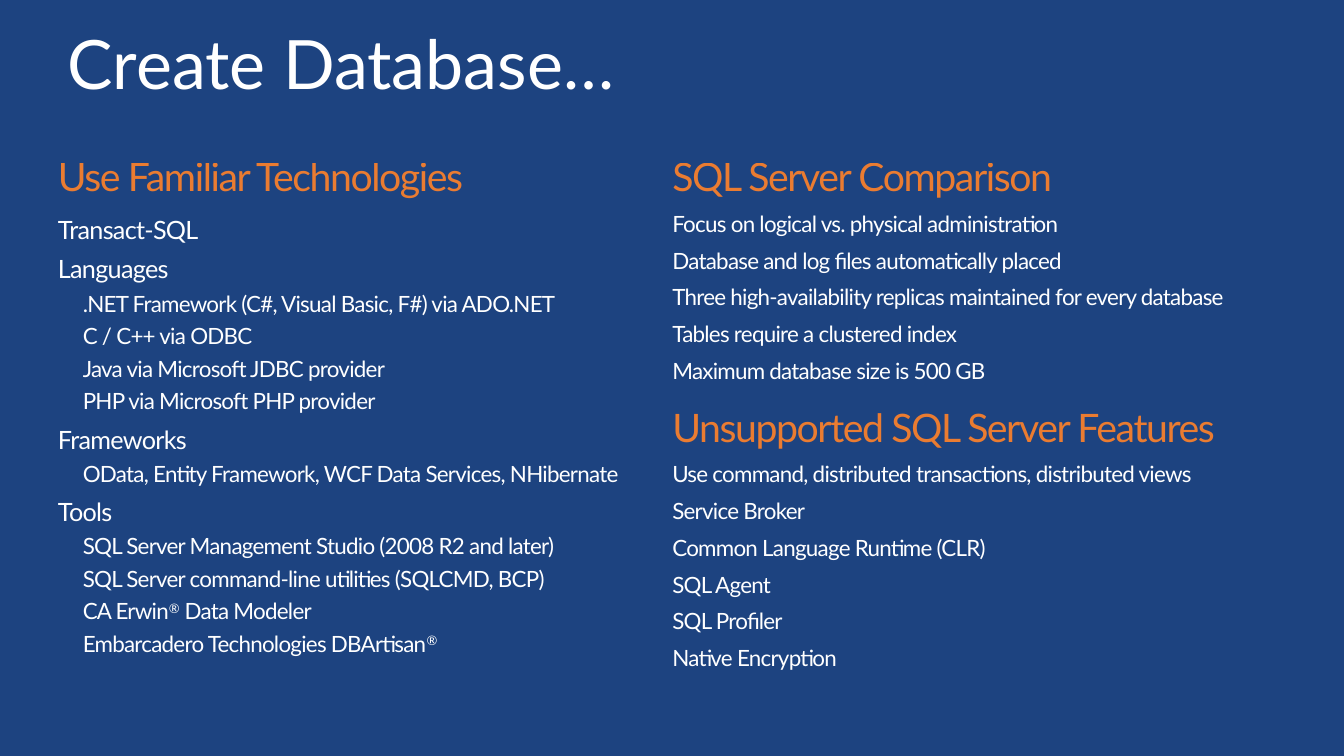
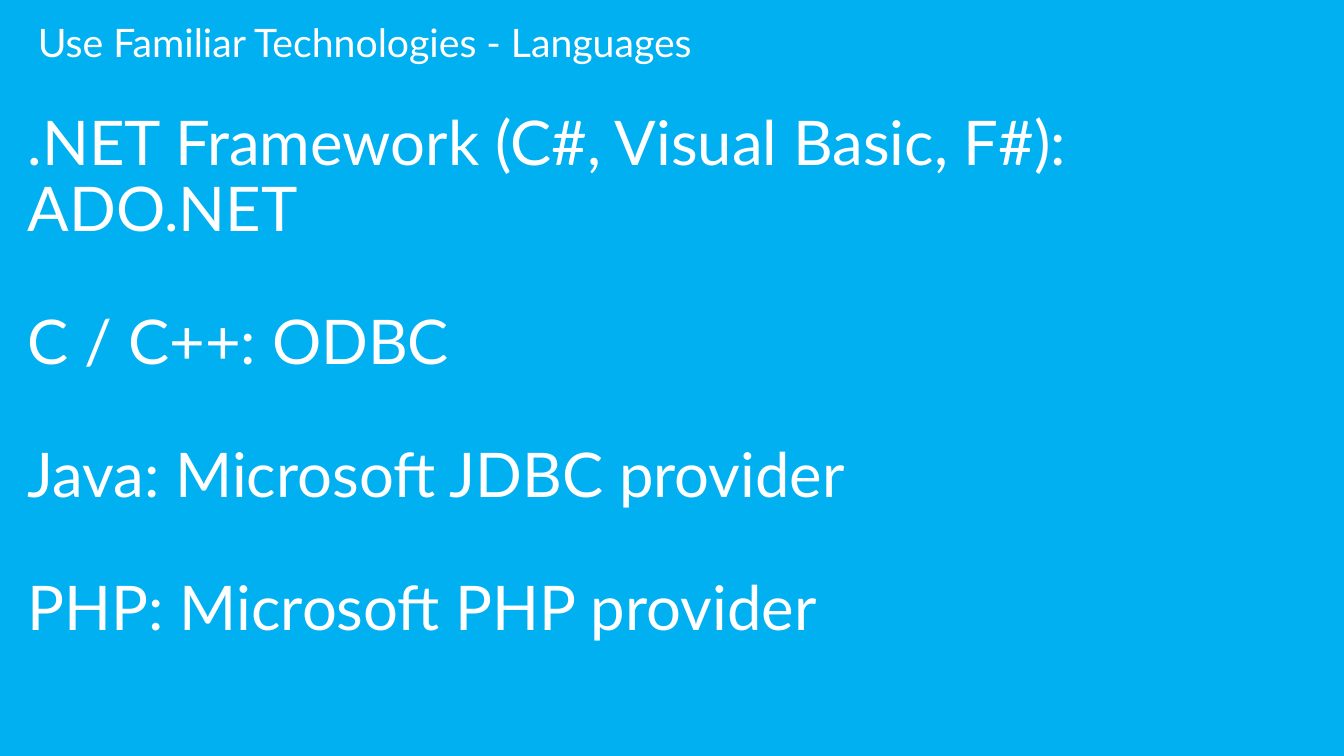
Before and after one commit to sack212/BasicAzureCamp, a slide deck: slide 22 of Data/Data.pptx (slide 14 before the commit). Drawn at 1344x756 pixels with LibreOffice and Linux fonts; fonts in the diff are those of the drawing; background and template pictures are left out. Boxes give left, top, right and bottom in pixels: in the first picture for what was removed or moved away, otherwise in the second. Text is boxed around its words. In the diff, an @@ line names an element or a change of style, - is before the commit and + after.

```diff
--- a/Data/Data.pptx
+++ b/Data/Data.pptx
@@ background picture (left out) to #00B0F0 @@
@@ text ".NET Framework (C#, Visual Basic, ..." at (x1=28, y1=117, x2=1066, y2=641): vertical alignment top to middle @@
@@ text added at (x1=38, y1=28, x2=692, y2=64), 28 pt, text #FFFFFF @@
+Use Familiar Technologies - Languages
@@ title removed at (x1=68, y1=39, x2=614, y2=90) @@
-Create Database…
@@ text at (x1=28, y1=117, x2=1066, y2=641): text changed; size 16 to 44 pt @@
-Use Familiar Technologies
-  Transact-SQL
-  Languages
-  .NET Framework (C#, Visual Basic, F#) via ADO.NET
-  C / C++ via ODBC
-  Java via Microsoft JDBC provider
-  PHP via Microsoft PHP provider
-  Frameworks
-  OData, Entity Framework, WCF Data Services, NHibernate
-  Tools
-  SQL Server Management Studio (2008 R2 and later)
-  SQL Server command-line utilities (SQLCMD, BCP)
-  CA Erwin® Data Modeler
-  Embarcadero Technologies DBArtisan®
+  .NET Framework (C#, Visual Basic, F#): ADO.NET
+  C / C++: ODBC
+  Java: Microsoft JDBC provider
+  PHP: Microsoft PHP provider
@@ text removed at (x1=672, y1=163, x2=1224, y2=379) @@
-SQL Server Comparison
-  Focus on logical vs. physical administration
-  Database and log files automatically placed
-  Three high-availability replicas maintained for every database
-  Tables require a clustered index
-  Maximum database size is 500 GB
@@ text removed at (x1=672, y1=413, x2=1215, y2=670) @@
-Unsupported SQL Server Features
-  Use command, distributed transactions, distributed views
-  Service Broker
-  Common Language Runtime (CLR)
-  SQL Agent
-  SQL Profiler
-  Native Encryption
```
Also in this commit, not shown: 79 other slides changed, 21 slides added.
